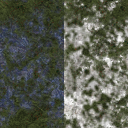
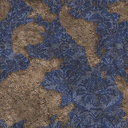
Two versions of the same layered image (128 x 128). Layer-by-layer changes:
hid group "y (grass)" (2 layers) over [0, 0, 128, 128]
showed group "y (rips)" (2 layers) over [0, 0, 128, 128]
painted on "Background" over [64, 0, 128, 128]
